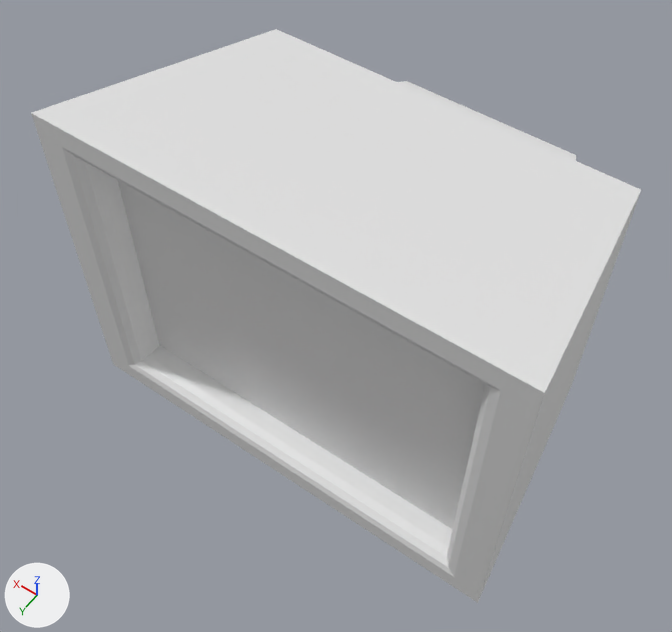
One commit to the Blender file Blender Files/old tube puter screen.blend: the scene before it, then after it.
Rendered twice from a 50 mm lens placed at (-1.35, 2.46, 2.88), pointed at (0.07, 0.48, -0.23). The lights are fixed; the arrows at lower left show +X, +Y and +Z. The first picture is the older version.
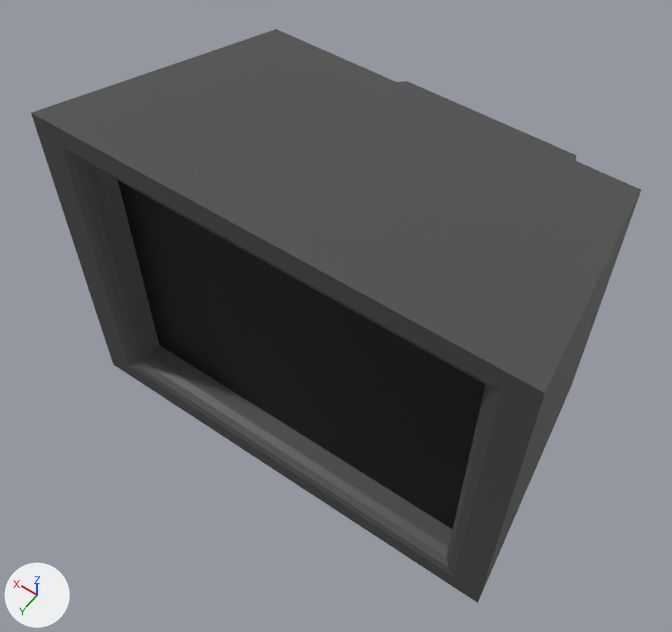
Location of each change, (x1, y1, x2, y2) in pixels of the pictures (672 x 632 px):
'Cube.001', recoloured
    both: (398, 81, 576, 161)
part 1 of me_cube, recoloured (white to dark grey)
    both: (447, 194, 640, 603)
part 2 of me_cube, recoloured (white to dark grey)
    both: (113, 345, 476, 601)
part 3 of me_cube, recoloured (white to dark grey)
    both: (32, 29, 641, 393)
part 4 of me_cube, recoloured (white to dark grey)
    both: (31, 64, 173, 365)
part 5 of me_cube, recoloured (white to black)
    both: (118, 180, 485, 529)

The change in detail:
Material 'Material' (mat_material) is new.
Its base color is (0.0783, 0.0783, 0.0783) (dark grey #4f4f4f).
Material 'Material.001' (mat_material_001) is new.
Its base color is (0.0, 0.0, 0.0) (black #000000).
me_cube has 28 vertices, 26 faces and spans x -1.0..1.0, y -0.15..1.0, z -1.0..1.0.
me_cube is used by ob_cube; location (0.0, 0.0, 0.0); scale (1.0, 1.0, 0.761).
me_cube part 1: all 6 faces centred in x -0.94..-0.81, y 0.42..1.0, z -0.08..0.0 switch from no material to mat_material (dark grey #4f4f4f).
me_cube part 2: all 6 faces centred in x 0.0, y 0.42..1.0, z -1.0..-0.81 switch from no material to mat_material (dark grey #4f4f4f).
me_cube part 3: all 6 faces centred in x 0.0, y 0.42..1.0, z 0.81..0.94 switch from no material to mat_material (dark grey #4f4f4f).
me_cube part 4: all 6 faces centred in x 0.81..0.94, y 0.42..1.0, z -0.08..0.0 switch from no material to mat_material (dark grey #4f4f4f).
me_cube part 5: all 2 faces centred in x 0.0, y -0.15..0.85, z -0.16..0.0 switch from no material to mat_material_001 (black #000000).
me_cube_001 has 8 vertices, 5 faces and spans x -1.0..1.0, y 0.27..1.0, z -1.0..1.0.
me_cube_001 gains material mat_material (dark grey #4f4f4f).
